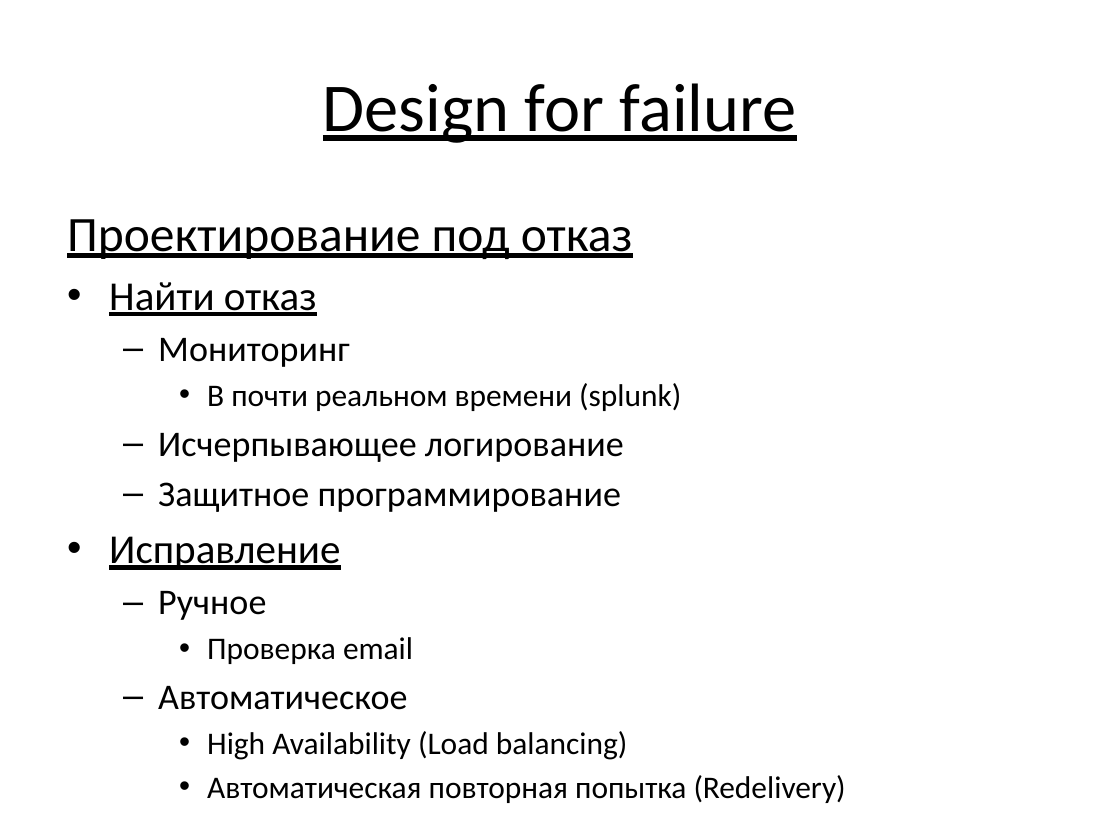
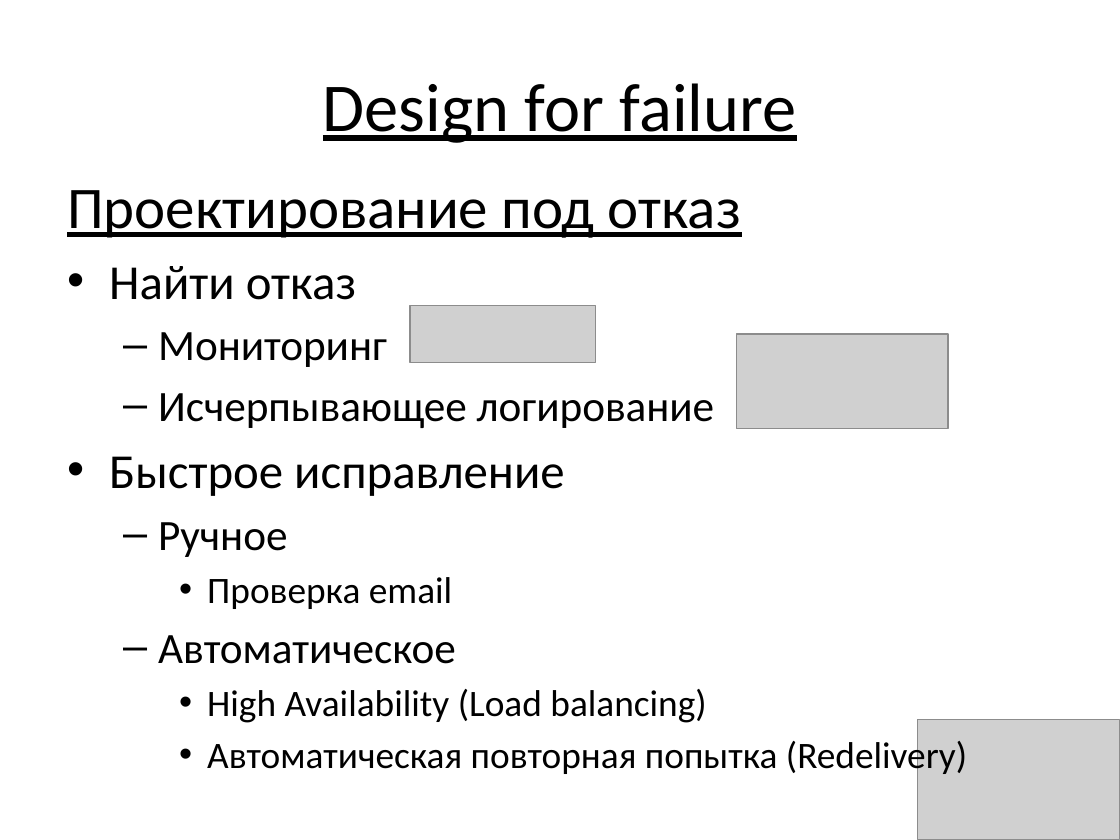
Before and after one commit to vitali-kviatkouski/personal, a slide deck: slide 18 of Microservices.pptx (slide 15 before the commit). Drawn at 1120x840 pixels with LibreOffice and Linux fonts; fonts in the diff are those of the drawing; grey boxes stand for pictures. Boxes give left, top, right and bottom in pixels: in the first picture for what was removed or moved away, otherwise in the second. Text is boxed around its words. In the diff, an @@ line names an element or a change of style, - is before the commit and + after.

```diff
--- a/Microservices.pptx
+++ b/Microservices.pptx
@@ text "Проектирование под отказ": place and size @@
-text "Проектирование под отказ" at bbox=[67, 219, 846, 803]
+text "Проектирование под отказ" at bbox=[67, 190, 967, 778]
@@ text at bbox=[67, 190, 967, 778]: size 31.8 to 37.9 pt in "Проектирование под отказ"; size 26.4 to 31.4 pt, underline off in "Найти отказ"; size 23.2 to 27.8 pt in "Мониторинг", "Исчерпывающее логирование", "Ручное", "Автоматическое"; size 20.1 to 24.1 pt in "Проверка email", "High Availability (Load balancing)", "Автоматическая повторная попытка (Redelivery)"; more space between paragraphs @@
@@ picture added at bbox=[410, 306, 595, 363] @@
@@ picture added at bbox=[736, 334, 948, 429] @@
@@ text at bbox=[207, 383, 681, 411]: paragraph removed @@
-    • В почти реальном времени (splunk)
@@ text at bbox=[109, 456, 565, 496]: text changed; size 23.2 to 31.4 pt @@
-  – Защитное программирование
-• Исправление
+• Быстрое исправление
@@ picture added at bbox=[917, 720, 1120, 840] @@
```
Also in this commit, not shown: 8 other slides changed, 5 slides added, 1 slide removed.
